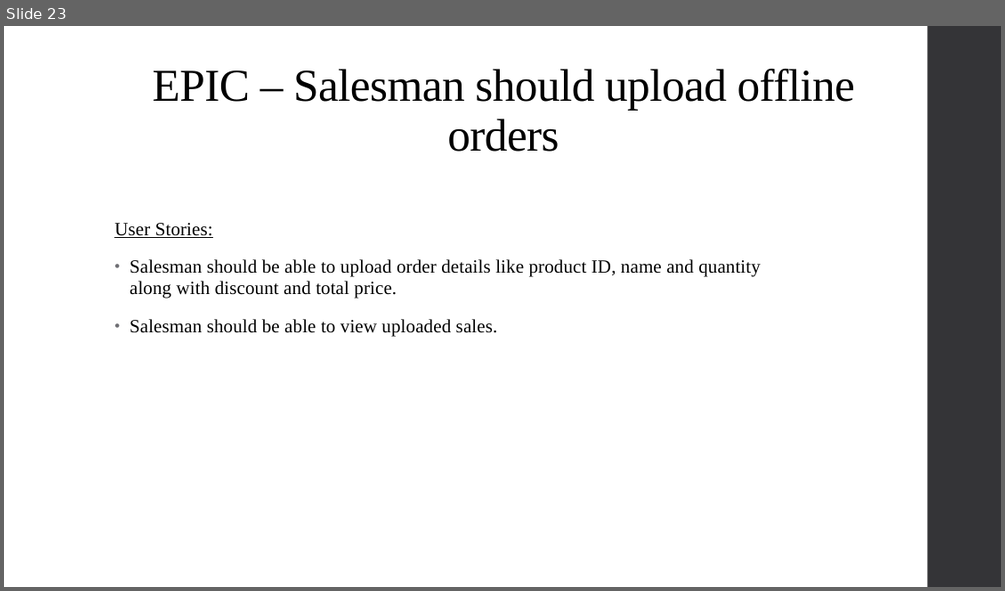
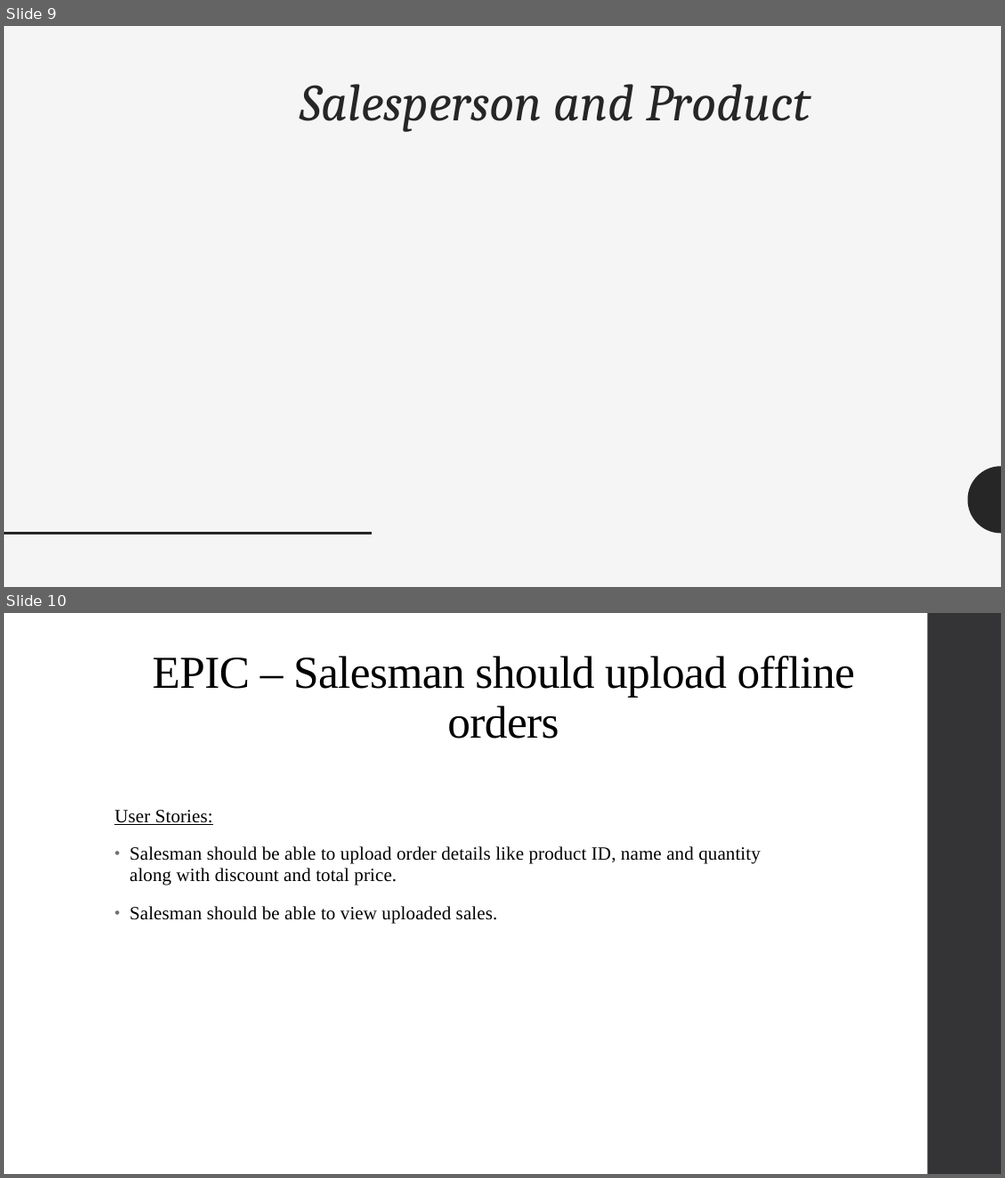
Before and after one commit to gitbestsou/Great-Outdoors, a slide deck: GreatOutdoors-Team A.pptx. Shown one above the other, each under a label of ours: slide 23 before the commit, slides 9 and 10 after it. The pictures are 1005x591 and 1005x1178 pixels, drawn with LibreOffice and Linux fonts; fonts in the diff are those of the drawing. Boxes give left, top, right and bottom in pixels: in the first picture for what was removed or moved away, otherwise in the second. Text is boxed around its words. In the diff, an @@ line names an element or a change of style, - is before the commit and + after.

```diff
--- a/GreatOutdoors-Team A.pptx
+++ b/GreatOutdoors-Team A.pptx
@@ slide 9 added at (4, 26, 1001, 587), background #F5F5F5 @@
@@ title added at (299, 84, 810, 132), 50 pt, text #262626, italic @@
+Salesperson and Product
@@ freeform shape added at (968, 466, 1001, 533), fill #262626 @@
@@ line added from (4, 533) to (372, 533), #262626 2 pt @@
@@ what was slide 23 is now slide 10 @@
```
Also in this commit, not shown: 3 slides changed, 15 other slides added, 8 slides removed.
